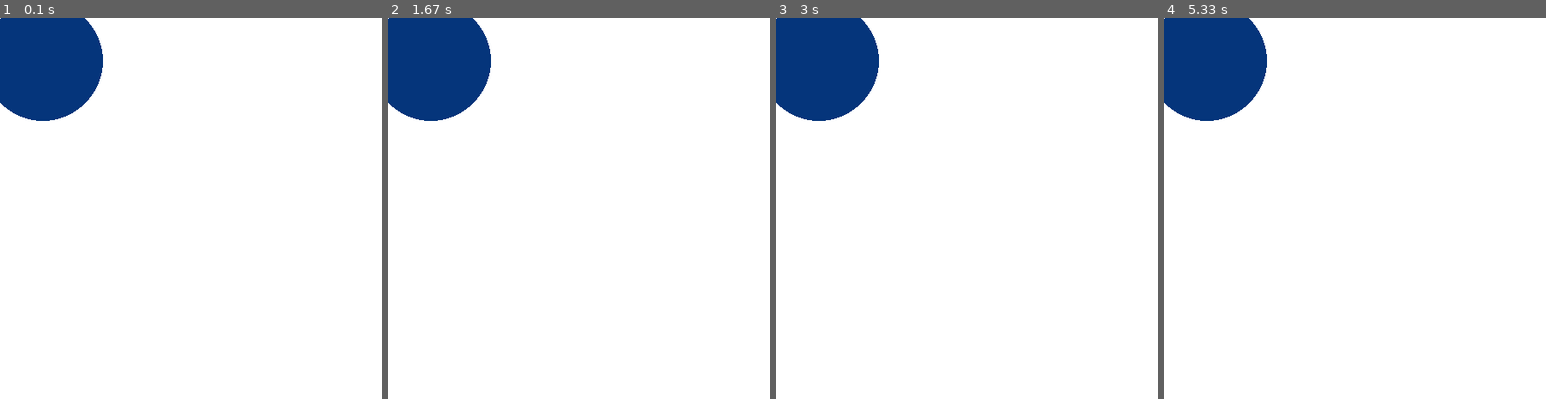
Above: before the commit, frames 1-4 (left to right).
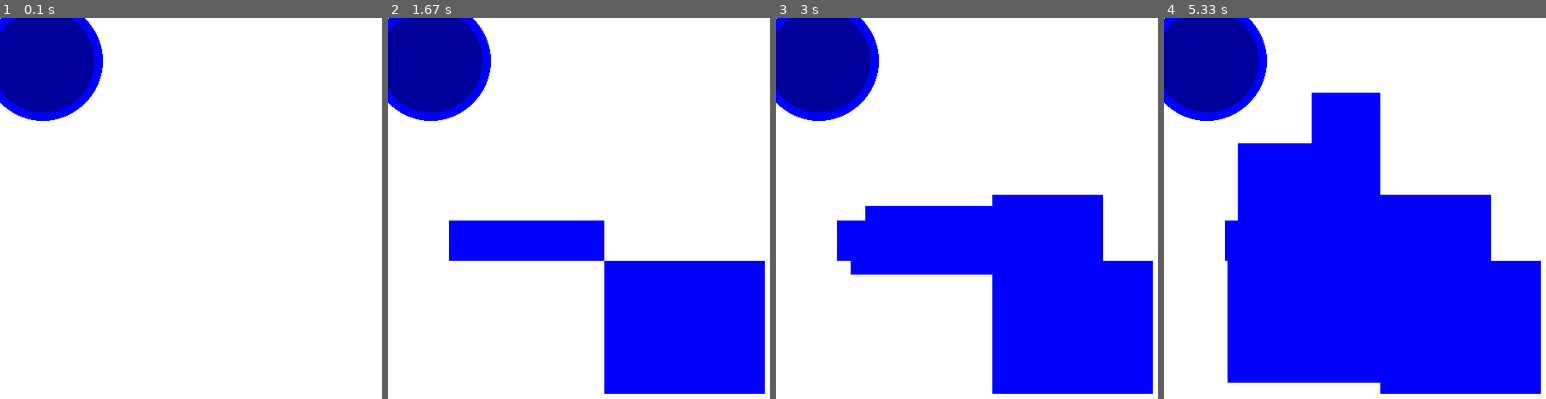
Above: after the commit, the same moments.

Repository: Aligdev08/pygame-Circle-class
Game: pygame game, started from main.py
The game is run twice, just before and just after one commit, with the same random seed, the same clock (stepped at 60 frames per second) and the same inputs.
Inputs (mouse positions are in pixels of both pictures, inside the frame that each line leads up to):
- Up to frame 1 (0.1 s): no input
- Up to frame 2 (1.67 s): press the mouse at (605, 261) at 0.37 s; move the mouse to (552, 246) at 0.47 s; release the mouse at (498, 235) at 0.6 s; press the mouse at (605, 261) at 0.7 s; move the mouse to (682, 322) at 0.8 s; release the mouse at (758, 383) at 0.93 s; press the mouse at (605, 261) at 1.03 s; move the mouse to (525, 238) at 1.13 s; release the mouse at (449, 219) at 1.27 s; press the mouse at (605, 261) at 1.37 s; move the mouse to (685, 326) at 1.47 s; release the mouse at (766, 395) at 1.6 s
- Up to frame 3 (3 s): press the mouse at (993, 261) at 1.7 s; move the mouse to (1047, 227) at 1.8 s; release the mouse at (1104, 193) at 1.93 s; press the mouse at (993, 261) at 2.03 s; move the mouse to (921, 269) at 2.13 s; release the mouse at (852, 273) at 2.27 s; press the mouse at (993, 261) at 2.37 s; move the mouse to (924, 174) at 2.47 s; release the mouse at (860, 86) at 2.6 s; press the mouse at (993, 261) at 2.7 s; move the mouse to (928, 235) at 2.8 s; release the mouse at (863, 204) at 2.93 s
- Up to frame 4 (5.33 s): press the mouse at (1381, 261) at 3.53 s; move the mouse to (1347, 178) at 3.63 s; release the mouse at (1312, 94) at 3.77 s; press the mouse at (1381, 261) at 4.7 s; move the mouse to (1305, 322) at 4.8 s; release the mouse at (1228, 383) at 4.93 s; press the mouse at (1381, 261) at 5.03 s; move the mouse to (1309, 200) at 5.13 s; release the mouse at (1236, 143) at 5.27 s

The runs differ from the first frame. In frame 1, 6.4% of the frame differs, in the area x 0-27%, y 0-28%; in frame 2, 25%; in frame 3, 33%; in frame 4, 53%, in the area x 0-99%, y 0-99%.

Commit message:
Check rectangle intersections and drawing rectangles with mouse

Diff:
--- a/main.py
+++ b/main.py
@@ -16,31 +16,42 @@
     def to_tuple(self) -> tuple[int, int, int]:
         return self.red, self.green, self.blue
 
+    def shadow(self) -> 'Colour':
+        # Darken the color by multiplying each component by 0.5
+        shadow_red = max(0, int(self.red * 0.5))
+        shadow_green = max(0, int(self.green * 0.5))
+        shadow_blue = max(0, int(self.blue * 0.5))
+        return Colour(shadow_red, shadow_green, shadow_blue)
+
 
 class Circle:
-    def __init__(self, colour: Colour, radius: float, centre: tuple[int, int], surface: pygame.Surface):
-        self.colour = colour
+    def __init__(self, fill: Colour, radius: float, centre: tuple[int, int], surface: pygame.Surface, border: int = 0,
+                 border_colour: Colour = None):
+        self.fill = fill
         self.radius = radius
         self.centre = centre
         self.surface = surface
+        self.border = border
+        self.border_colour = border_colour if border_colour is not None else Colour(0, 0, 0)  # default to black
 
     def draw(self):
-        # Use the to_tuple method to get the RGB values
-        return pygame.draw.circle(self.surface, self.colour.to_tuple(), self.centre, self.radius)
+        pygame.draw.circle(self.surface, self.border_colour.to_tuple(), self.centre, self.radius)
+
+        if self.border > 0:
+            pygame.draw.circle(self.surface, self.fill.to_tuple(), self.centre, self.radius - self.border)
 
     def point_intersect(self, position: tuple[int, int]):
         x, y = position
         a, b = self.centre
-        equation = (x - a) ** 2 + (y - b) ** 2 - self.radius ** 2
-        if equation <= 0:
-            return True
+        equation = (x - a) ** 2 + (y - b) ** 2
+        return equation <= self.radius ** 2
 
     def circle_intersect(self, circle: "Circle"):
         x1, y1 = self.centre
         r1 = self.radius
         x2, y2 = circle.centre
         r2 = circle.radius
-        d = math.sqrt((x2-x1)**2 + (y2-y1)**2)
+        d = math.sqrt((x2 - x1) ** 2 + (y2 - y1) ** 2)  # pythagoras
 
         if d == r1 + r2 or d == r2 - r1:  # intersect at one point
             return True
@@ -49,33 +60,78 @@
         else:
             return False
 
-    def set_colour(self, colour: Colour):
-        self.colour = colour
+    def rectangle_intersect(self, rect: pygame.Rect) -> bool:
+        a, b = self.centre
+
+        closest_x = max(rect.left, min(a, rect.right))
+        # this is the closest x value on/in the rectangle to the centre of the circle
+
+        closest_y = max(rect.top, min(b, rect.bottom))
+        # this is the closest y value on/in the rectangle to the centre of the circle
+
+        if (closest_x - a) ** 2 + (closest_y - b) ** 2 <= self.radius ** 2:
+            return True
+        else:
+            return False
+        pass
+
+    def set_fill(self, fill: Colour):
+        self.fill = fill
 
 
 circle1 = Circle(
-    colour=Colour(5, 53, 123),
+    fill=Colour(0, 0, 155),
     radius=70.0,
     centre=(50, 50),
-    surface=game_surface
+    surface=game_surface,
+    border=10,
+    border_colour=Colour(0, 0, 255)
 )
 circle2 = Circle(
-    colour=Colour(5, 53, 123),
-    radius=70.0,
-    centre=(50, 50),
-    surface=game_surface
+    fill=Colour(155, 0, 0),
+    radius=35.0,
+    centre=(120, 120),
+    surface=game_surface,
+    border=2,
+    border_colour=Colour(255, 0, 0)
 )
+
+rectangles = []
+drawing = False
 
 while running:
     game_surface.fill((255, 255, 255))
     circle1.draw()
+    for rectObject in rectangles:
+        if not circle1.rectangle_intersect(rectObject):
+            pygame.draw.rect(game_surface, (0, 0, 255), rectObject)
+
+    if drawing:
+        endPoint = pygame.mouse.get_pos()
+        width = abs(startPoint[0] - endPoint[0])
+        height = abs(startPoint[1] - endPoint[1])
+        x = min(startPoint[0], endPoint[0])
+        y = min(startPoint[1], endPoint[1])
+        currentRect = pygame.Rect(x, y, width, height)
+        pygame.draw.rect(game_surface, (0, 255, 0), currentRect)
+
     pygame.display.flip()
 
     for event in pygame.event.get():
         if event.type == pygame.QUIT:
             running = False
         elif event.type == pygame.MOUSEBUTTONDOWN:
-            if circle1.point_intersect(pygame.mouse.get_pos()):
-                circle2.set_colour(Colour(23, 124, 54))
-
-pygame.quit()
+            # actually start drawing if mouse is clicked
+            drawing = True
+            startPoint = pygame.mouse.get_pos()
+        elif event.type == pygame.MOUSEBUTTONUP:
+            # finish drawing and add rect to the list
+            if drawing:
+                endPoint = pygame.mouse.get_pos()
+                width = abs(startPoint[0] - endPoint[0])
+                height = abs(startPoint[1] - endPoint[1])
+                x = min(startPoint[0], endPoint[0])
+                y = min(startPoint[1], endPoint[1])
+                newRect = pygame.Rect(x, y, width, height)
+                rectangles.append(newRect)
+                drawing = False  # stop drawing after the rectangle is created
